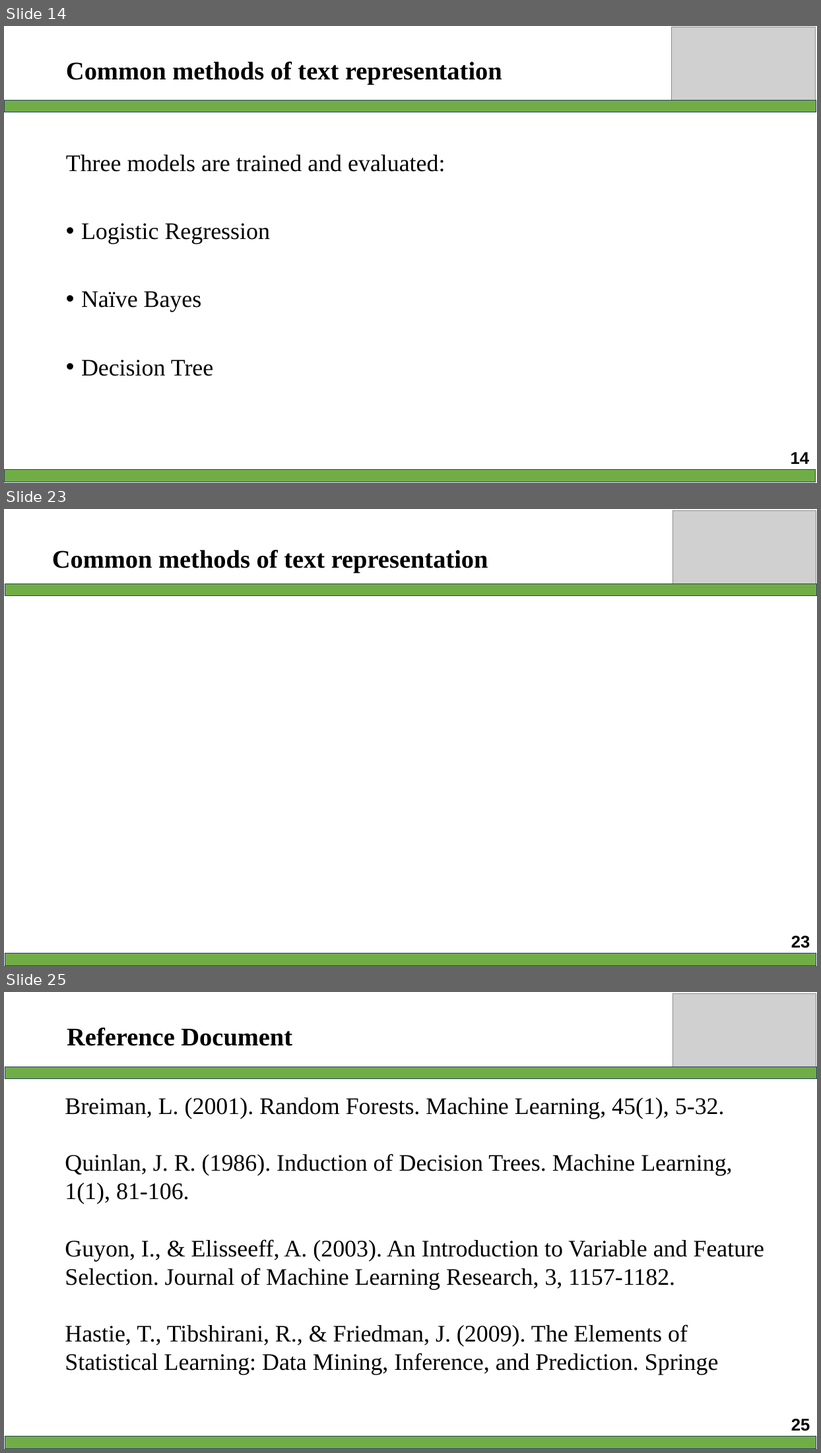
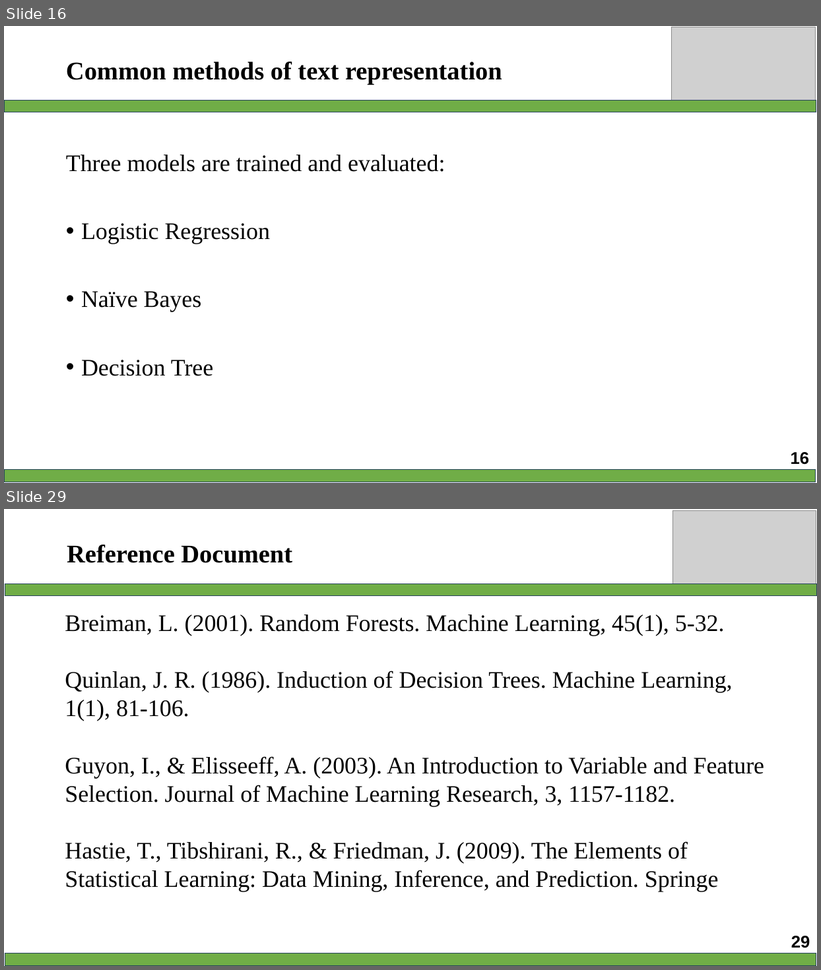
Before and after one commit to AmbiguousTimekeepr/midterm_NLP-with-RAG-, a slide deck: 522H0138_522H0092.pptx. Shown one above the other, each under a label of ours: slides 14, 23 and 25 before the commit, slides 16 and 29 after it; the slides between them are not shown. The pictures are 821x1453 and 821x970 pixels, drawn with LibreOffice and Linux fonts; fonts in the diff are those of the drawing; grey boxes stand for pictures. Boxes give left, top, right and bottom in pixels: in the first picture for what was removed or moved away, otherwise in the second. Text is boxed around its words. In the diff, an @@ line names an element or a change of style, - is before the commit and + after.

```diff
--- a/522H0138_522H0092.pptx
+++ b/522H0138_522H0092.pptx
@@ slide 23 removed at (4, 509, 817, 966), background #FFFFFF @@
@@ picture removed at (673, 511, 816, 584) @@
@@ title removed at (52, 550, 488, 573) @@
-Common methods of text representation
@@ rectangle removed at (5, 584, 817, 596) @@
@@ page number removed at (791, 936, 811, 949) @@
-23
@@ rectangle removed at (5, 954, 816, 966) @@
@@ what was slide 14 is now slide 16 @@
@@ page number at (791, 452, 810, 465): text changed @@
-14
+16
@@ what was slide 25 is now slide 29 @@
@@ page number at (791, 936, 811, 949): text changed @@
-25
+29
```
Also in this commit, not shown: 20 slides changed, 6 slides added, 1 other slide removed.
